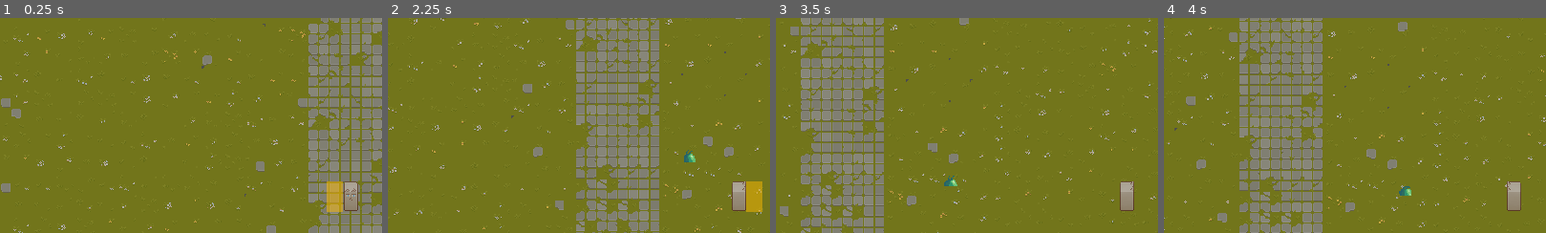
Above: before the commit, frames 1-4 (left to right).
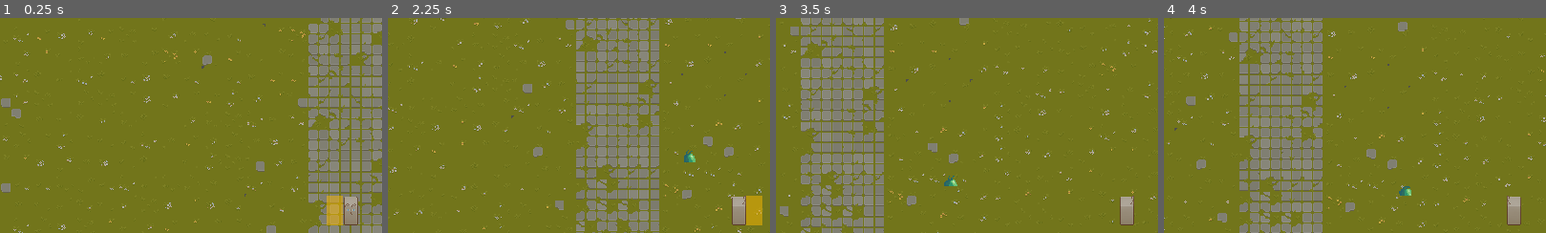
Above: after the commit, the same moments.

Repository: reyhanfarabi/project-survive
Game: Godot game, scene res://scenes/main.tscn
Two runs of this game, one before a commit and one after it. Both use one fixed random seed, a clock stepped at 60 frames per second and the inputs below. The project has no main scene, so this scene is started directly.
Inputs:
- Up to frame 1 (0.25 s): no input
- Up to frame 2 (2.25 s): tap Enter at 0.5 s; hold D (right) 0.53-1.28 s; tap W (top) at 0.6, 1.35, 2.1 s; hold S (down) 1.28-2.03 s; hold D (right) from 2.03 s (still down)
- Up to frame 3 (3.5 s): keep holding D (right); tap W (top) at 2.85 s
- Up to frame 4 (4 s): release D (right) at 3.53 s; hold A (left) from 3.53 s (still down); tap W (top) at 3.6 s
The pictures show only the part of the screen within x 4-54%, y 4-54%; the shares and areas given below are measured in that part.

The runs differ from the first frame. In frame 1, 1.1% of the frame differs, in the area x 85-94%, y 76-97%; in frame 2, 1.2%, in the area x 90-98%, y 76-97%; in frame 3, 0.7%; in frame 4, 0.7%.

Commit message:
add attack logic to enemy node

Diff:
--- a/scenes/enemy.gd
+++ b/scenes/enemy.gd
@@ -3,24 +3,33 @@
 
 @export var entity: Resource_Entity
 @export var speed: int = 50
+@export var attack_cooldown: int = 2
+@export var target_distance_padding: int = 1
 
 @onready var player = get_parent().get_node("Player")
 
 var direction: Vector2
+var can_attack: bool = true
 
 
 func _ready():
-	pass # Replace with function body.
+	start()
+
+
+func start():
+	$AttackTimer.wait_time = attack_cooldown
 
 
 func _process(delta):
 	direction = Vector2(player.position - position).normalized()
 	handle_movement(delta)
 	handle_facing()
+	handle_attack_to_player()
 
 
 func handle_movement(delta):
-	position += direction * speed * delta
+	if (position.distance_to(player.position) > target_distance_padding):
+		position += direction * speed * delta
 
 
 func handle_facing():
@@ -28,3 +37,16 @@
 		$Sprite2D.flip_h = false
 	elif direction.x < 0:
 		$Sprite2D.flip_h = true
+
+
+func handle_attack_to_player():
+	if not can_attack or not overlaps_body(player):
+		return
+	can_attack = false
+	$AttackTimer.start()
+	player.entity.health -= entity.attack_damage
+	print(player.entity.health)
+
+
+func _on_attack_timer_timeout():
+	can_attack = true
--- a/scenes/enemy.tscn
+++ b/scenes/enemy.tscn
@@ -6,6 +6,45 @@
 
 [sub_resource type="RectangleShape2D" id="RectangleShape2D_dg43r"]
 size = Vector2(20, 17)
+
+[sub_resource type="Animation" id="Animation_r2wpn"]
+length = 0.001
+tracks/0/type = "value"
+tracks/0/imported = false
+tracks/0/enabled = true
+tracks/0/path = NodePath("Sprite2D:texture")
+tracks/0/interp = 1
+tracks/0/loop_wrap = true
+tracks/0/keys = {
+"times": PackedFloat32Array(0),
+"transitions": PackedFloat32Array(1),
+"update": 1,
+"values": [ExtResource("1_fho0q")]
+}
+tracks/1/type = "value"
+tracks/1/imported = false
+tracks/1/enabled = true
+tracks/1/path = NodePath("Sprite2D:hframes")
+tracks/1/interp = 1
+tracks/1/loop_wrap = true
+tracks/1/keys = {
+"times": PackedFloat32Array(0),
+"transitions": PackedFloat32Array(1),
+"update": 1,
+"values": [4]
+}
+tracks/2/type = "value"
+tracks/2/imported = false
+tracks/2/enabled = true
+tracks/2/path = NodePath("Sprite2D:frame")
+tracks/2/interp = 1
+tracks/2/loop_wrap = true
+tracks/2/keys = {
+"times": PackedFloat32Array(0),
+"transitions": PackedFloat32Array(1),
+"update": 1,
+"values": [0]
+}
 
 [sub_resource type="Animation" id="Animation_tqh6n"]
 resource_name = "idle"
@@ -48,45 +87,6 @@
 "values": [0, 1, 2, 3, 0]
 }
 
-[sub_resource type="Animation" id="Animation_r2wpn"]
-length = 0.001
-tracks/0/type = "value"
-tracks/0/imported = false
-tracks/0/enabled = true
-tracks/0/path = NodePath("Sprite2D:texture")
-tracks/0/interp = 1
-tracks/0/loop_wrap = true
-tracks/0/keys = {
-"times": PackedFloat32Array(0),
-"transitions": PackedFloat32Array(1),
-"update": 1,
-"values": [ExtResource("1_fho0q")]
-}
-tracks/1/type = "value"
-tracks/1/imported = false
-tracks/1/enabled = true
-tracks/1/path = NodePath("Sprite2D:hframes")
-tracks/1/interp = 1
-tracks/1/loop_wrap = true
-tracks/1/keys = {
-"times": PackedFloat32Array(0),
-"transitions": PackedFloat32Array(1),
-"update": 1,
-"values": [4]
-}
-tracks/2/type = "value"
-tracks/2/imported = false
-tracks/2/enabled = true
-tracks/2/path = NodePath("Sprite2D:frame")
-tracks/2/interp = 1
-tracks/2/loop_wrap = true
-tracks/2/keys = {
-"times": PackedFloat32Array(0),
-"transitions": PackedFloat32Array(1),
-"update": 1,
-"values": [0]
-}
-
 [sub_resource type="AnimationLibrary" id="AnimationLibrary_ybamy"]
 _data = {
 "RESET": SubResource("Animation_r2wpn"),
@@ -94,6 +94,8 @@
 }
 
 [node name="Enemy" type="Area2D" groups=["enemies"]]
+collision_layer = 4
+collision_mask = 4
 script = ExtResource("1_smwe7")
 entity = ExtResource("2_qy047")
 
@@ -110,3 +112,8 @@
 libraries = {
 "": SubResource("AnimationLibrary_ybamy")
 }
+
+[node name="AttackTimer" type="Timer" parent="."]
+
+[connection signal="area_entered" from="." to="." method="_on_area_entered"]
+[connection signal="timeout" from="AttackTimer" to="." method="_on_attack_timer_timeout"]
--- a/scenes/main.tscn
+++ b/scenes/main.tscn
@@ -293,9 +293,9 @@
 format = 2
 layer_0/tile_data = PackedInt32Array(917486, 65536, 3, 917487, 131072, 3, 917488, 131072, 3, 917489, 131072, 3, 917490, …(2939 unchanged characters)…
 
+[node name="Player" parent="." instance=ExtResource("3_5vid3")]
+
+[node name="Camera2D" type="Camera2D" parent="Player"]
+
 [node name="Enemy" parent="." instance=ExtResource("5_cp116")]
 position = Vector2(98, -26)
-
-[node name="Player" parent="." instance=ExtResource("3_5vid3")]
-
-[node name="Camera2D" type="Camera2D" parent="Player"]
--- a/scenes/player.tscn
+++ b/scenes/player.tscn
@@ -5,36 +5,40 @@
 [ext_resource type="Resource" uid="uid://bnpo3lcqa4oui" path="res://resources/entity/player.tres" id="2_qj0p0"]
 
 [sub_resource type="RectangleShape2D" id="RectangleShape2D_pefr1"]
-size = Vector2(21.25, 16.5)
+size = Vector2(21, 16.5)
 
 [sub_resource type="RectangleShape2D" id="RectangleShape2D_d7102"]
 size = Vector2(24, 44.875)
 
 [node name="Player" type="CharacterBody2D" groups=["player"]]
-collision_layer = 2
+collision_layer = 6
 script = ExtResource("1_l1yk1")
 entity = ExtResource("2_qj0p0")
 
 [node name="Sprite2D" type="Sprite2D" parent="."]
+position = Vector2(0, -10)
 texture = ExtResource("1_ymbsv")
 hframes = 4
+vframes = 2
 
 [node name="CollisionShape2D" type="CollisionShape2D" parent="."]
-position = Vector2(0.375, -14)
+position = Vector2(0.5, 8)
 shape = SubResource("RectangleShape2D_pefr1")
 
 [node name="AttackHitbox" type="Area2D" parent="."]
+position = Vector2(0, -10)
 
 [node name="CollisionShape2D" type="CollisionShape2D" parent="AttackHitbox"]
-position = Vector2(-24, -27.4375)
+position = Vector2(-24, 3)
 shape = SubResource("RectangleShape2D_d7102")
 
 [node name="ColorRect" type="ColorRect" parent="AttackHitbox"]
 offset_left = -36.0
-offset_top = -50.0
+offset_top = -19.0
 offset_right = -12.0
-offset_bottom = -5.0
+offset_bottom = 26.0
 color = Color(1, 0.729412, 0, 0.490196)
+metadata/_edit_use_anchors_ = true
 
 [node name="AttackTimer" type="Timer" parent="."]
 
